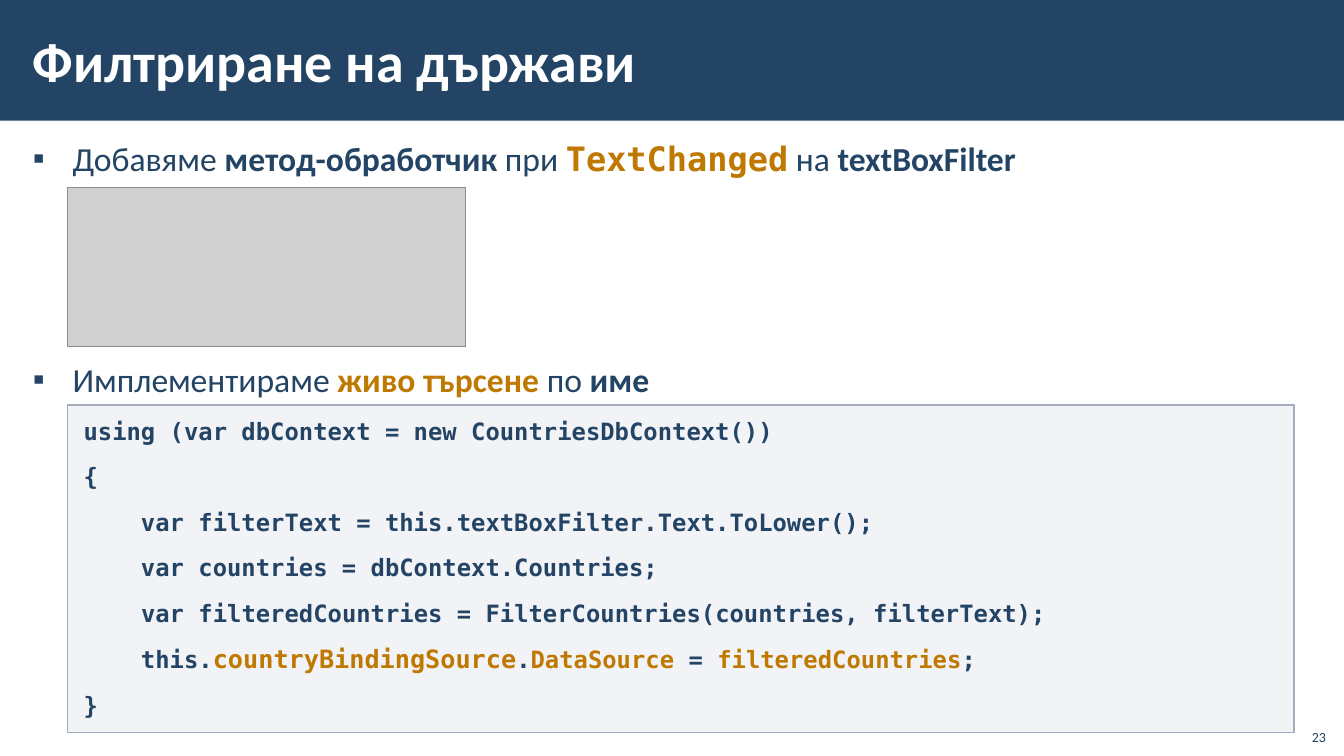
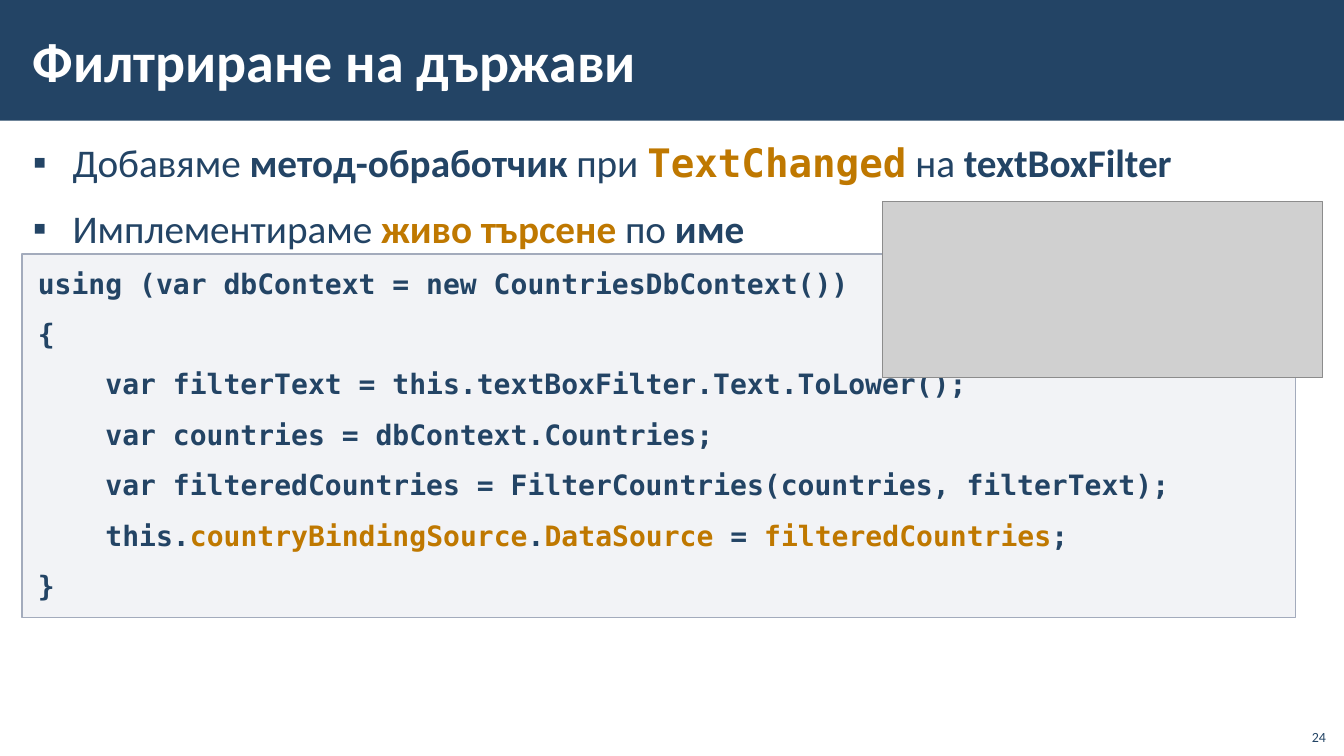
Before and after one commit to BG-IT-Edu/School-Programming, a slide deck: slide 24 of Courses/Software-Sciences/Module-4-Information-Systems-New/08-Navigation-between-Tables/08-Navigation-between-Tables.pptx (slide 23 before the commit). Drawn at 1344x756 pixels with LibreOffice and Linux fonts; fonts in the diff are those of the drawing; grey boxes stand for pictures; background and template pictures are left out. Boxes give left, top, right and bottom in pixels: in the first picture for what was removed or moved away, otherwise in the second. Text is boxed around its words. In the diff, an @@ line names an element or a change of style, - is before the commit and + after.

```diff
--- a/Courses/Software-Sciences/Module-4-Information-Systems-New/08-Navigation-between-Tables/08-Navigation-between-Tables.pptx
+++ b/Courses/Software-Sciences/Module-4-Information-Systems-New/08-Navigation-between-Tables/08-Navigation-between-Tables.pptx
@@ text "Добавяме метод-обработчик при TextChanged на ..." at box(73, 147, 1172, 250): size 24 to 28 pt @@
@@ picture: place and size @@
-picture at box(68, 188, 466, 347)
+picture at box(883, 202, 1324, 378)
@@ rectangle "using (var dbContext = new ...": place and size @@
-rectangle "using (var dbContext = new ..." at box(68, 405, 1295, 733)
+rectangle "using (var dbContext = new ..." at box(22, 254, 1297, 617)
@@ rectangle "using (var dbContext = new ..." at box(22, 254, 1297, 617): size 17 to 20 pt; size 18 to 20 pt in "this.countryBindingSource.DataSource" @@
@@ page number at box(1312, 733, 1326, 742): text changed @@
-23
+24
```
Also in this commit, not shown: 8 other slides changed, 1 slide added.
